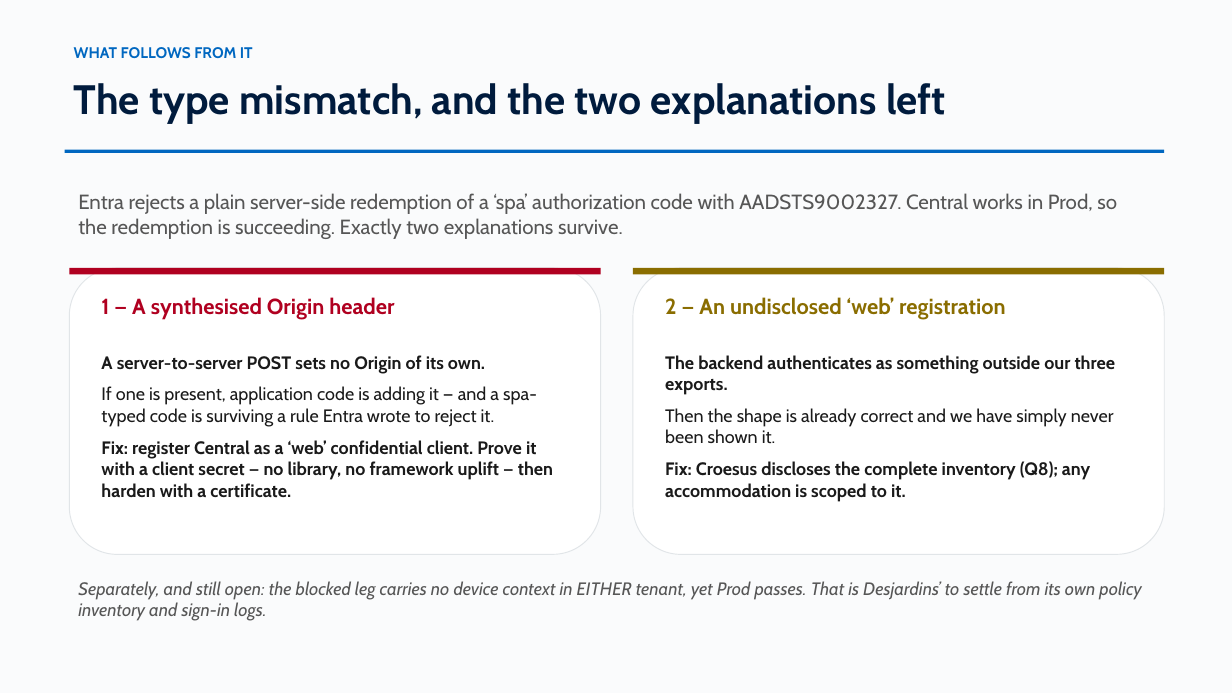
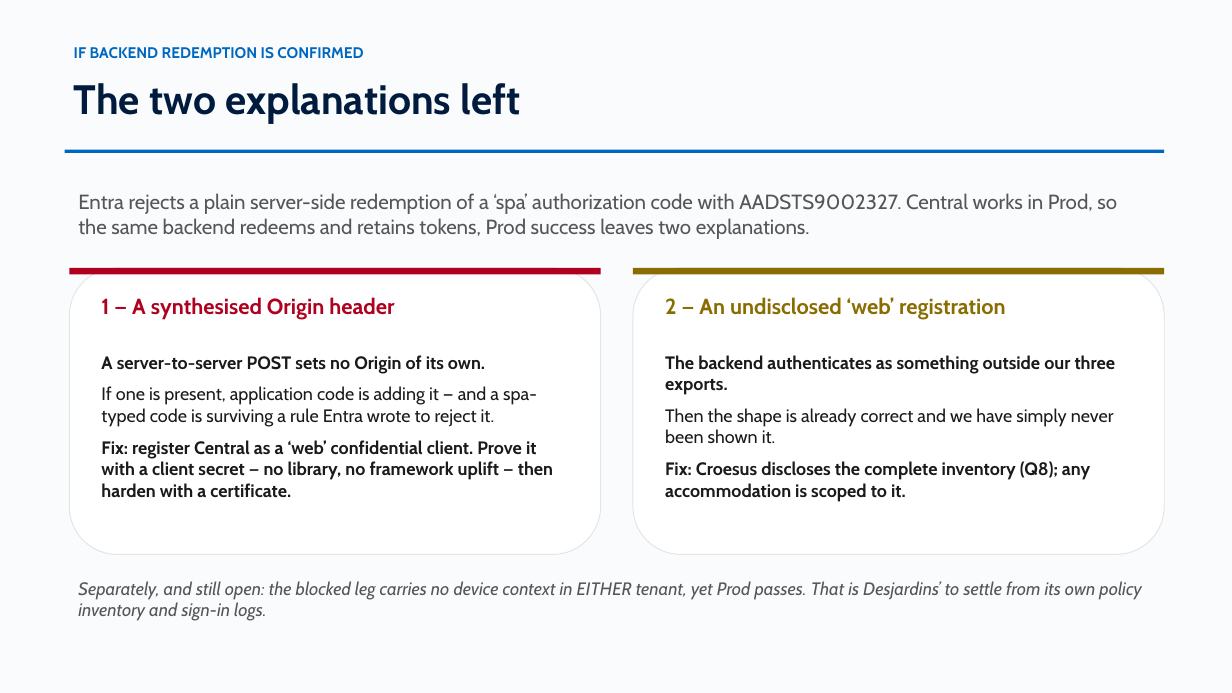
Before and after one commit to devopsabcs-engineering/croesus, a slide deck: slide 6 of docs/deck/croesus-session-deck.pptx. Drawn at 1232x693 pixels with LibreOffice and Linux fonts; fonts in the diff are those of the drawing. Boxes give left, top, right and bottom in pixels: in the first picture for what was removed or moved away, otherwise in the second. Text is boxed around its words. In the diff, an @@ line names an element or a change of style, - is before the commit and + after.

```diff
--- a/docs/deck/croesus-session-deck.pptx
+++ b/docs/deck/croesus-session-deck.pptx
@@ text at box(74, 47, 363, 59): text changed @@
-WHAT FOLLOWS FROM IT
+IF BACKEND REDEMPTION IS CONFIRMED
@@ text at box(74, 83, 520, 124): text changed @@
-The type mismatch, and the two explanations left
+The two explanations left
@@ text at box(78, 193, 1117, 239): text changed @@
-Entra rejects a plain server-side redemption of a ‘spa’ authorization code with AADSTS9002327. Central works in Prod, so the redemption is succeeding. Exactly two explanations survive.
+Entra rejects a plain server-side redemption of a ‘spa’ authorization code with AADSTS9002327. Central works in Prod, so the same backend redeems and retains tokens, Prod success leaves two explanations.
```
Also in this commit, not shown: 10 other slides changed, 4 other files.
